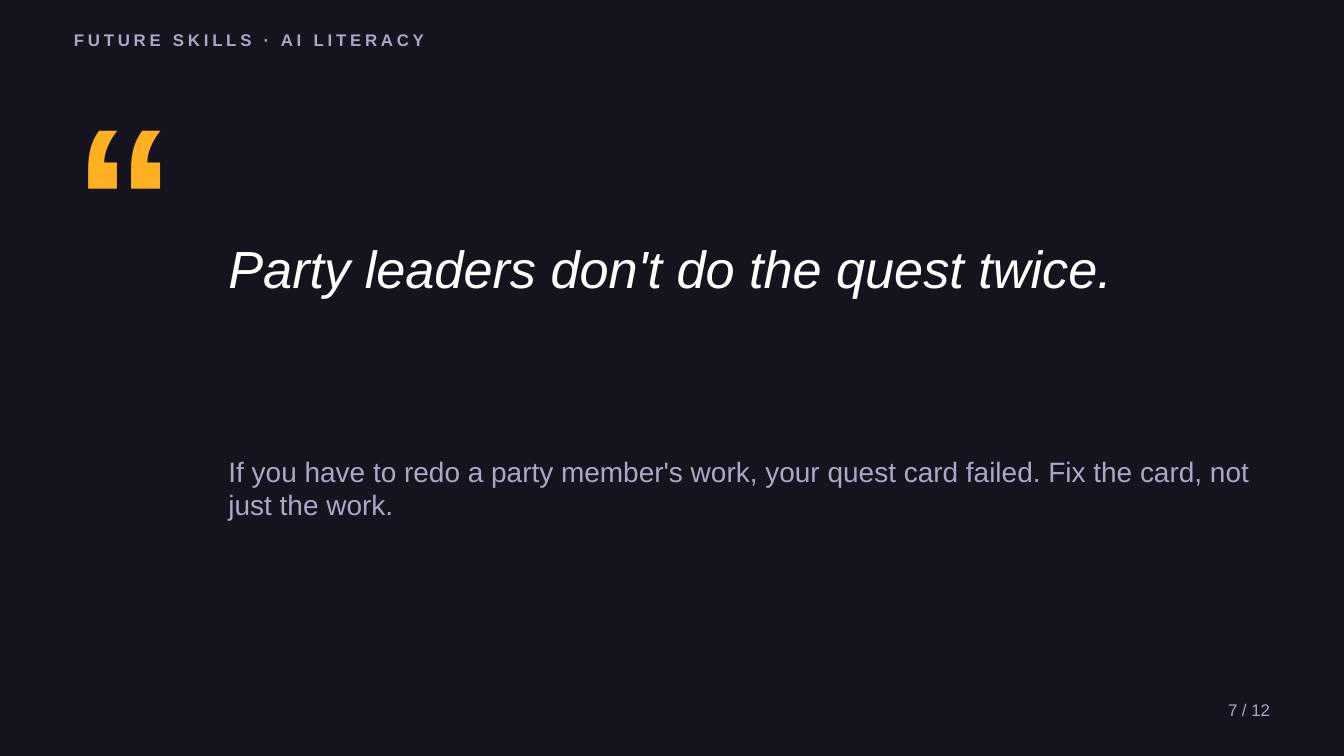
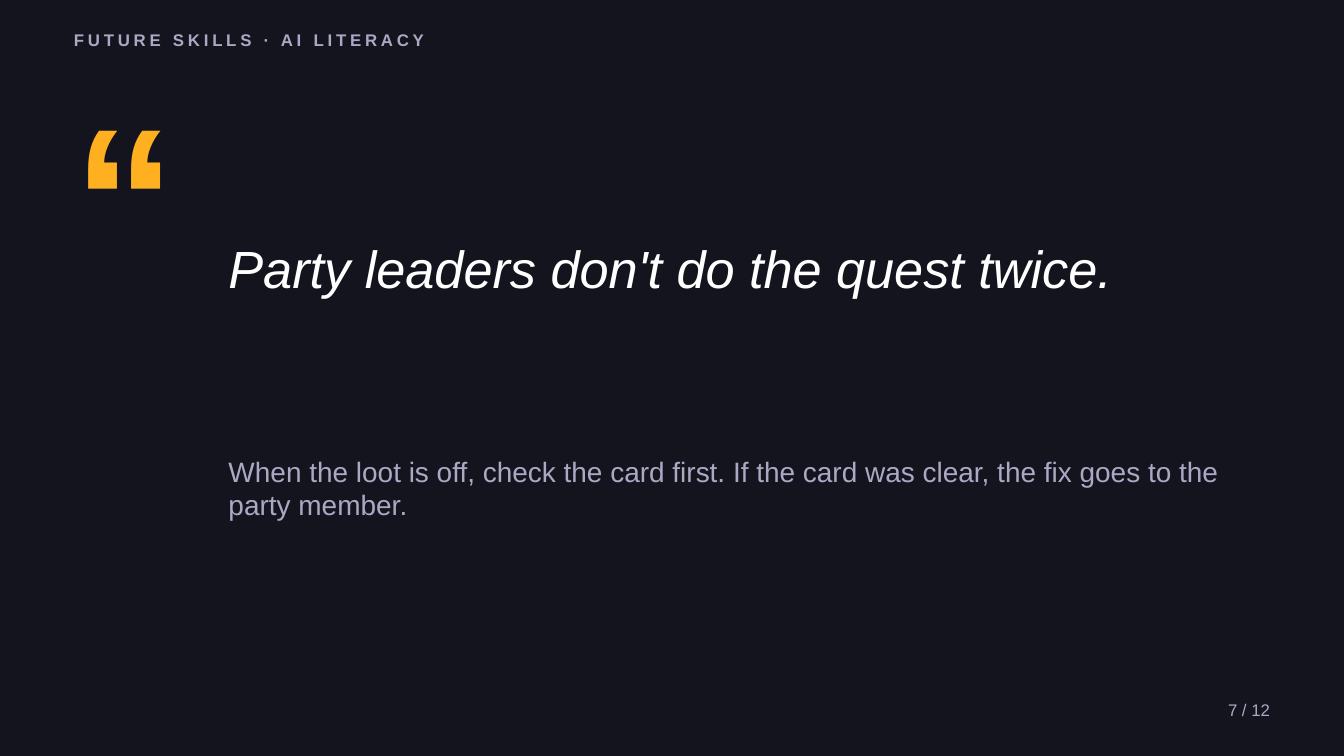
Before and after one commit to phiunit/tptphi, a slide deck: slide 7 of products/ai-agent-intern/dist/Lead Your AI Squad - Slides.pptx. Drawn at 1344x756 pixels with LibreOffice and Linux fonts; fonts in the diff are those of the drawing. Boxes give left, top, right and bottom in pixels: in the first picture for what was removed or moved away, otherwise in the second. Text is boxed around its words. In the diff, an @@ line names an element or a change of style, - is before the commit and + after.

```diff
--- a/products/ai-agent-intern/dist/Lead Your AI Squad - Slides.pptx
+++ b/products/ai-agent-intern/dist/Lead Your AI Squad - Slides.pptx
@@ text at (228,461,1218,520): text changed @@
-If you have to redo a party member's work, your quest card failed. Fix the card, not just the work.
+When the loot is off, check the card first. If the card was clear, the fix goes to the party member.
```
Also in this commit, not shown: 9 other slides changed, 32 other files.
